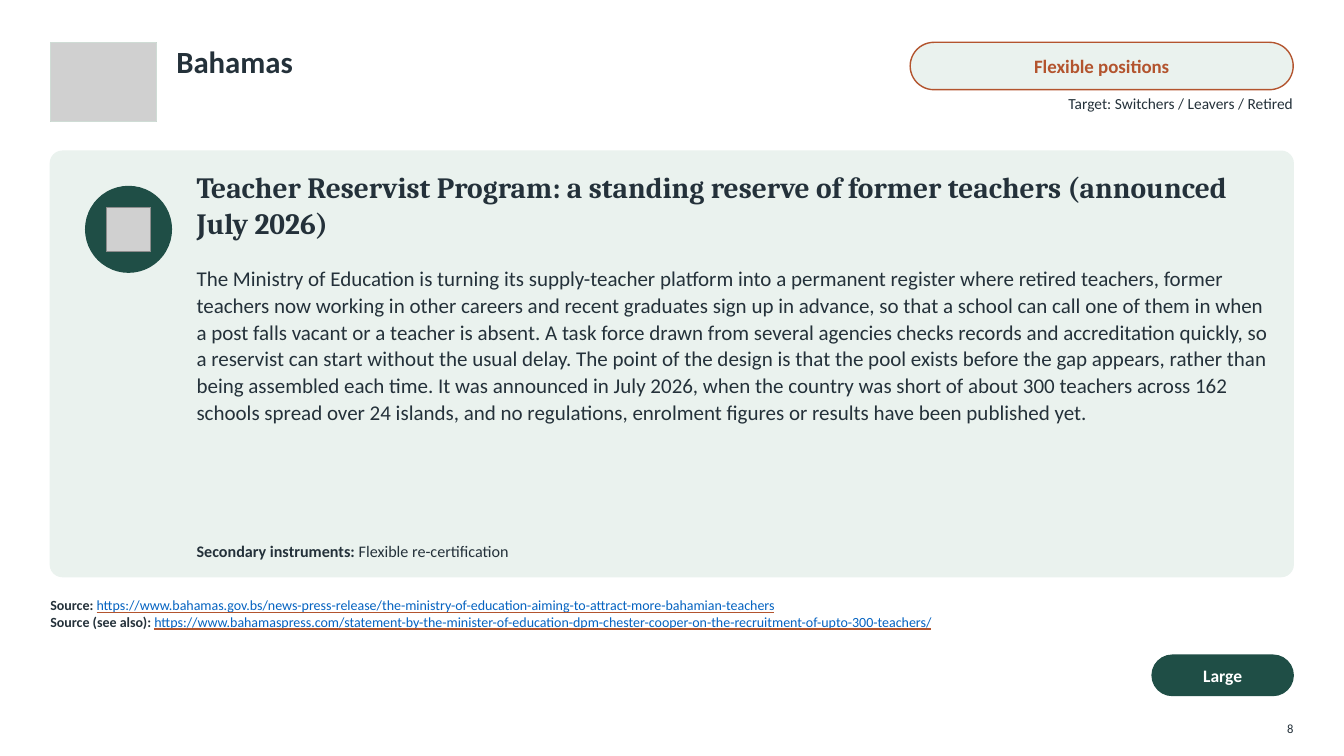
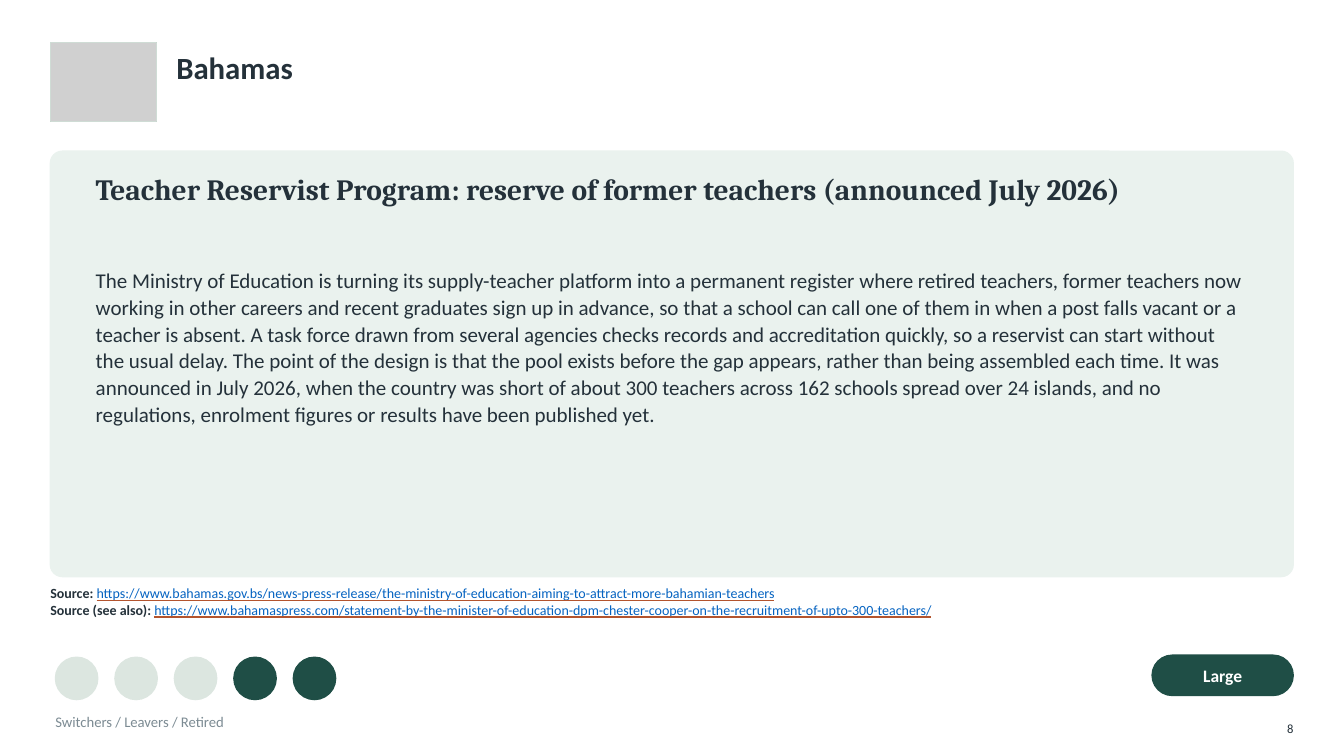
Before and after one commit to jedr1-ship-it/Alternative-Pathways----Quant, a slide deck: slide 8 of policies/Re-attracting_Former_Teachers.pptx. Drawn at 1344x756 pixels with LibreOffice and Linux fonts; fonts in the diff are those of the drawing; grey boxes stand for pictures; background and template pictures are left out. Boxes give left, top, right and bottom in pixels: in the first picture for what was removed or moved away, otherwise in the second. Text is boxed around its words. In the diff, an @@ line names an element or a change of style, - is before the commit and + after.

```diff
--- a/policies/Re-attracting_Former_Teachers.pptx
+++ b/policies/Re-attracting_Former_Teachers.pptx
@@ text "Bahamas": place and size @@
-text "Bahamas" at <box>176,51,292,74</box>
+text "Bahamas" at <box>176,57,292,80</box>
@@ rounded rectangle removed at <box>910,42,1294,90</box> @@
@@ text removed at <box>1034,59,1169,76</box> @@
-Flexible positions
@@ text at <box>96,178,1120,207</box>: text changed @@
-Teacher Reservist Program: a standing reserve of former teachers (announced July 2026)
+Teacher Reservist Program: reserve of former teachers (announced July 2026)
@@ ellipse removed at <box>86,187,171,272</box> @@
@@ picture removed at <box>106,207,150,251</box> @@
@@ text "The Ministry of Education is ..." rewrapped from <box>197,271,1267,424</box> to <box>96,273,1241,426</box> @@
@@ text removed at <box>197,545,509,560</box> @@
-Secondary instruments: Flexible re-certification
@@ text "Source: https://www.bahamas.gov.bs/news-press-release/the-mi ...": place and size @@
-text "Source: https://www.bahamas.gov.bs/news-press-release/the-mi ..." at <box>50,600,931,630</box>
+text "Source: https://www.bahamas.gov.bs/news-press-release/the-mi ..." at <box>50,588,931,618</box>
@@ ellipse added at <box>55,657,98,700</box>, fill #DCE6E0, outline #DCE6E0 1 pt @@
@@ ellipse added at <box>115,657,157,700</box>, fill #DCE6E0, outline #DCE6E0 1 pt @@
@@ ellipse added at <box>174,657,217,700</box>, fill #DCE6E0, outline #DCE6E0 1 pt @@
@@ ellipse added at <box>234,657,276,700</box>, fill #1F4E46, outline #1F4E46 1 pt @@
@@ ellipse added at <box>293,657,336,700</box>, fill #1F4E46, outline #1F4E46 1 pt @@
@@ text at <box>55,717,224,727</box>: text changed; size 11 to 10.5 pt; text colour #24313A to #7C8B93 @@
-Target: Switchers / Leavers / Retired
+Switchers / Leavers / Retired
@@ text "Switchers / Leavers / Retired" at <box>55,717,224,727</box>: vertical alignment top to middle @@
```
Also in this commit, not shown: 30 other slides changed, 1 slide added, 2 slides removed, 6 other files.
